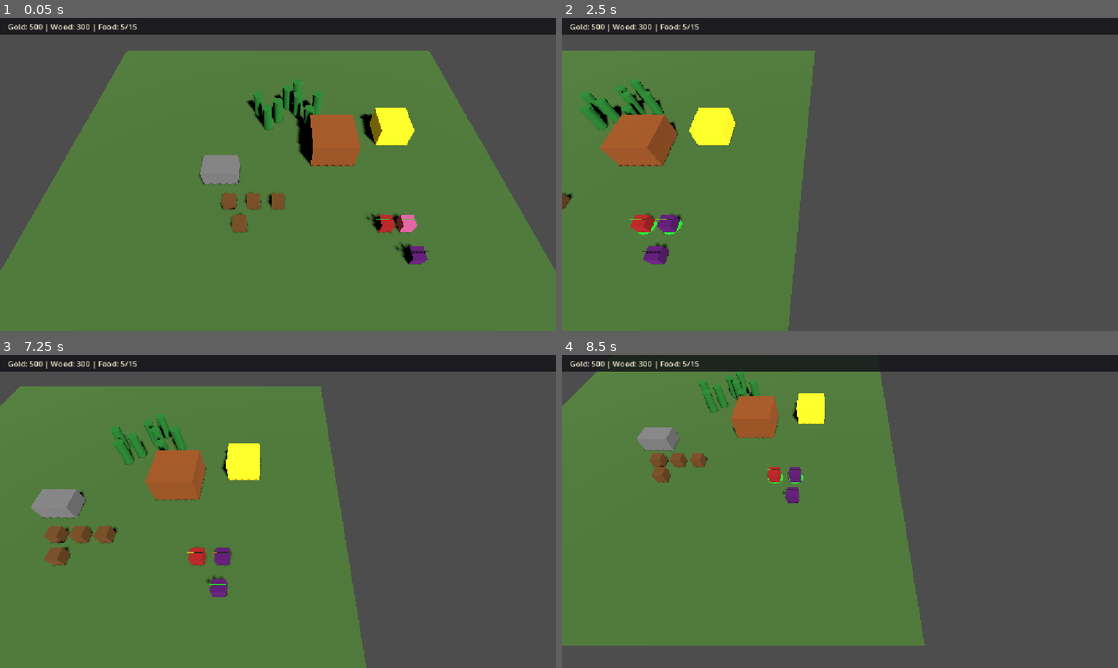
Above: before the commit, frames 1-4 (two rows, left to right).
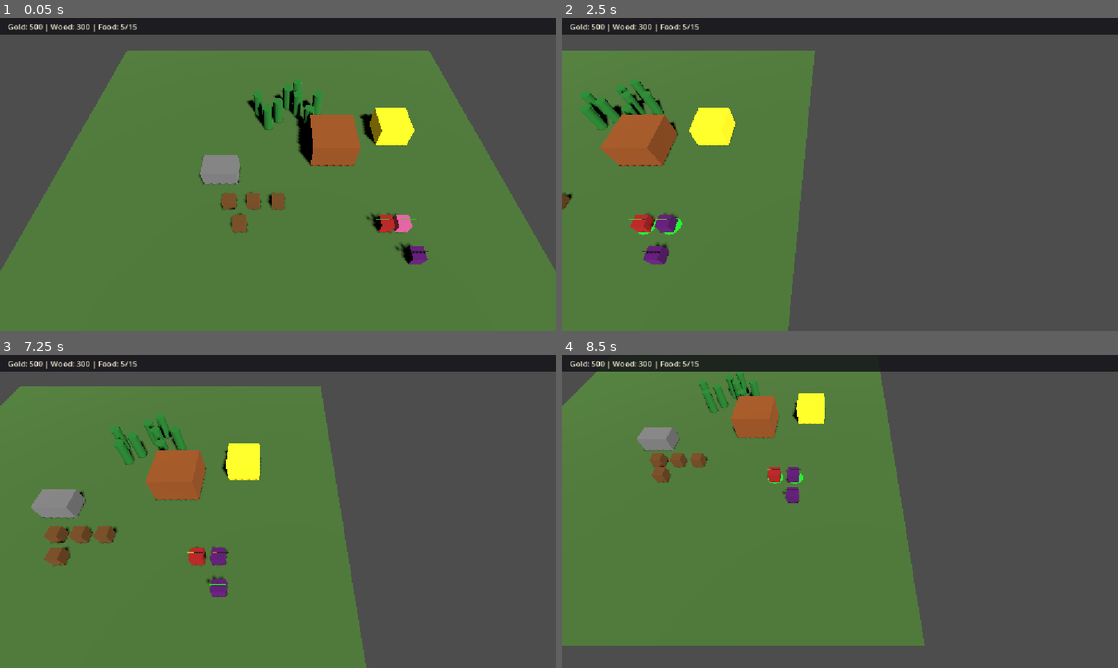
Above: after the commit, the same moments.

Repository: nplvkntx/endless-battle
Game: Godot game, scene res://scenes/main.tscn
Two runs of this game, one before a commit and one after it. Both use one fixed random seed, a clock stepped at 60 frames per second and the inputs below.
Inputs (mouse positions are in pixels of both pictures, inside the frame that each line leads up to):
- Up to frame 1 (0.05 s): no input
- Up to frame 2 (2.5 s): tap Enter at 0.5 s; move the mouse to (962, 158) at 0.52 s; hold Right (ui_right) 0.53-1.25 s; tap B at 0.6, 2.1 s; click (962, 158) at 0.67 s; drag from (728, 190) to (812, 237) at 1.27 s; move the mouse to (895, 105) at 2.02 s; hold Right (ui_right) from 2.03 s (still down)
- Up to frame 3 (7.25 s): release Right (ui_right) at 2.75 s; drag from (250, 574) to (111, 464) at 2.77 s; move the mouse to (444, 558) at 3.52 s; hold Left (ui_left) 3.53-4.25 s; tap B at 3.6, 5.1, 6.6 s; drag from (111, 464) to (194, 433) at 4.27 s; move the mouse to (305, 511) at 5.02 s; hold Down (ui_down) 5.03-5.75 s; click (305, 511) at 5.17 s; drag from (194, 433) to (166, 527) at 5.77 s; tap Space at 6.5 s; move the mouse to (400, 495) at 6.52 s; hold Up (ui_up) from 6.53 s (still down)
- Up to frame 4 (8.5 s): release Up (ui_up) at 7.25 s; drag from (728, 527) to (812, 574) at 7.27 s; move the mouse to (895, 442) at 8.02 s; hold Down (ui_down) from 8.03 s (still down); tap B at 8.1 s

The runs differ from the first frame. In frame 1, 0.1% of the frame differs, in the area x 69-75%, y 62-69%; in frame 2, less than 0.1%; in frame 3, 0.1%; in frame 4, less than 0.1%.

Commit message:
Add placeholder enemy dummy attack animation

Diff:
--- a/scripts/units/enemy_dummy.gd
+++ b/scripts/units/enemy_dummy.gd
@@ -10,6 +10,8 @@
 const HEALTH_BAR_WIDTH := 1.2
 const HEALTH_BAR_HUE_GREEN := 0.333333
 const HIT_FLASH_DURATION := 0.12
+const ATTACK_LUNGE_DISTANCE := 0.35
+const ATTACK_LUNGE_DURATION := 0.12
 
 @onready var _health_component: HealthComponent = $HealthComponent
 @onready var _health_bar: Node3D = $HealthBar
@@ -19,7 +21,9 @@
 var _health_bar_fill_material: StandardMaterial3D
 var _body_material: StandardMaterial3D
 var _body_base_color: Color
+var _body_mesh_rest_position: Vector3
 var _hit_flash_tween: Tween
+var _attack_lunge_tween: Tween
 var _attack_target: Swordsman = null
 var _attack_cooldown_timer: float = 0.0
 
@@ -33,6 +37,7 @@
 	_body_material = body_material.duplicate() as StandardMaterial3D
 	_body_mesh.set_surface_override_material(0, _body_material)
 	_body_base_color = _body_material.albedo_color
+	_body_mesh_rest_position = _body_mesh.position
 	_health_component.health_changed.connect(_on_health_changed)
 	_health_component.health_depleted.connect(_on_health_depleted)
 	_update_health_bar(_health_component.current_health, _health_component.max_health)
@@ -143,11 +148,39 @@
 
 	_attack_target.take_damage(float(attack_damage))
 	MeleeHitSound.play_at(self, _attack_target.global_position)
+	_play_attack_animation()
 	print(
 		"EnemyDummy dealt %d damage. Swordsman remaining health: %d"
 		% [attack_damage, _attack_target.get_current_health()]
 	)
 	_attack_cooldown_timer = attack_cooldown
+
+
+func _play_attack_animation() -> void:
+	if _attack_lunge_tween != null and _attack_lunge_tween.is_valid():
+		_attack_lunge_tween.kill()
+
+	var lunge_offset := Vector3.ZERO
+	if is_instance_valid(_attack_target):
+		var direction := _attack_target.global_position - global_position
+		direction.y = 0.0
+		if direction.length_squared() > 0.001:
+			lunge_offset = global_transform.basis.inverse() * (direction.normalized() * ATTACK_LUNGE_DISTANCE)
+
+	_body_mesh.position = _body_mesh_rest_position
+	_attack_lunge_tween = create_tween()
+	_attack_lunge_tween.tween_property(
+		_body_mesh,
+		"position",
+		_body_mesh_rest_position + lunge_offset,
+		ATTACK_LUNGE_DURATION * 0.45
+	).set_trans(Tween.TRANS_QUAD).set_ease(Tween.EASE_OUT)
+	_attack_lunge_tween.tween_property(
+		_body_mesh,
+		"position",
+		_body_mesh_rest_position,
+		ATTACK_LUNGE_DURATION * 0.55
+	).set_trans(Tween.TRANS_QUAD).set_ease(Tween.EASE_IN)
 
 
 func _is_valid_attack_target(target: Swordsman) -> bool:
